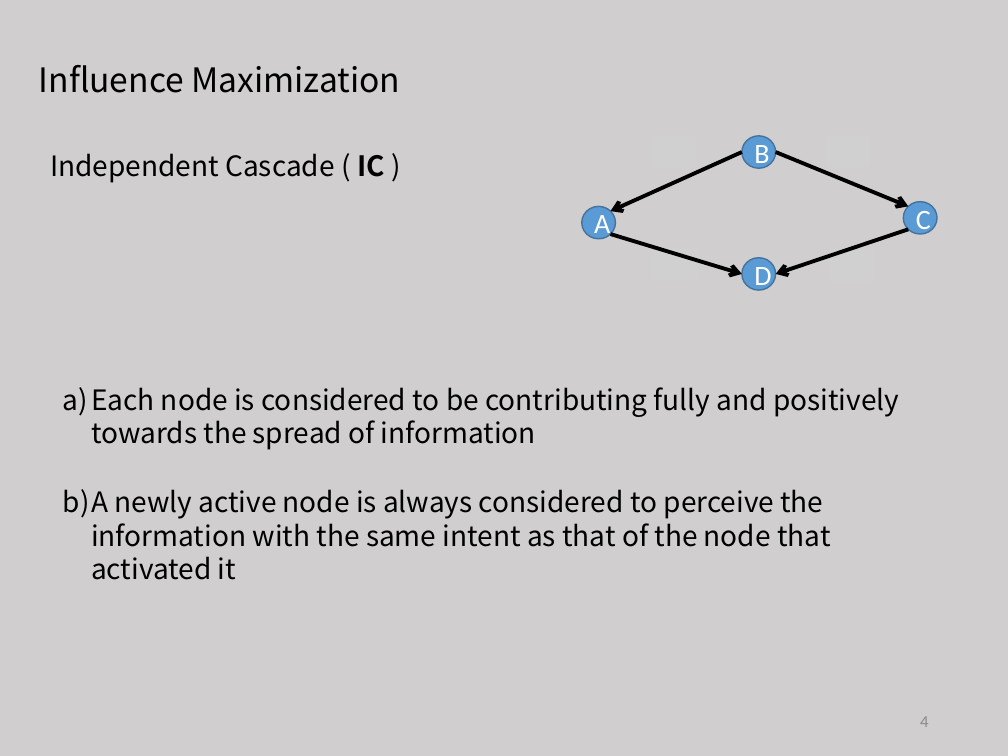
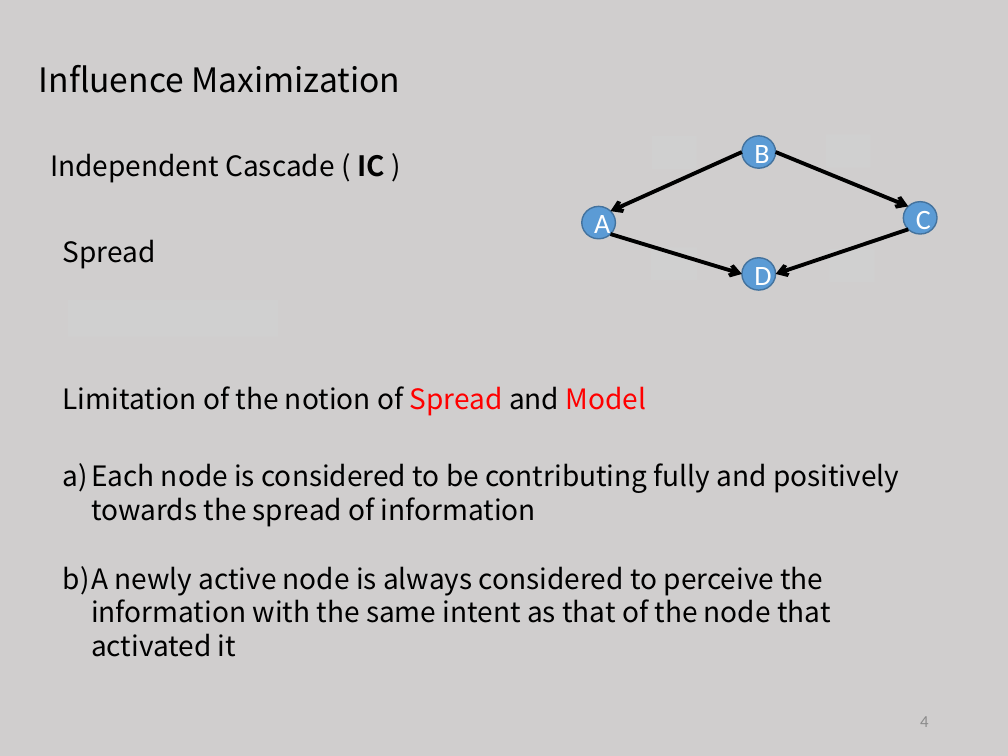
Before and after one commit to tianzhuwei/PPT, a slide deck: slide 4 of 4-魏天柱-Holistic Influence Maximization_ Combining Scalability and Efficiency with Opinion-Aware Models..pptx. Drawn at 1008x756 pixels with LibreOffice and Linux fonts; fonts in the diff are those of the drawing; grey boxes stand for pictures. Boxes give left, top, right and bottom in pixels: in the first picture for what was removed or moved away, otherwise in the second. Text is boxed around its words. In the diff, an @@ line names an element or a change of style, - is before the commit and + after.

```diff
--- a/4-魏天柱-Holistic Influence Maximization_ Combining Scalability and Efficiency with Opinion-Aware Models..pptx
+++ b/4-魏天柱-Holistic Influence Maximization_ Combining Scalability and Efficiency with Opinion-Aware Models..pptx
@@ text added at <box>63,239,156,269</box>, 20 pt, text #000000 @@
+Spread
@@ text added at <box>63,386,647,416</box>, 20 pt, text #000000 @@
+Limitation of the notion of Spread and Model
@@ text "Each node is considered to ...": place and size @@
-text "Each node is considered to ..." at <box>91,387,899,450</box>
+text "Each node is considered to ..." at <box>91,463,899,527</box>
@@ text "A newly active node is ...": place and size @@
-text "A newly active node is ..." at <box>63,489,831,580</box>
+text "A newly active node is ..." at <box>63,566,831,657</box>
```
Also in this commit, not shown: 8 other slides changed, 1 slide added.
